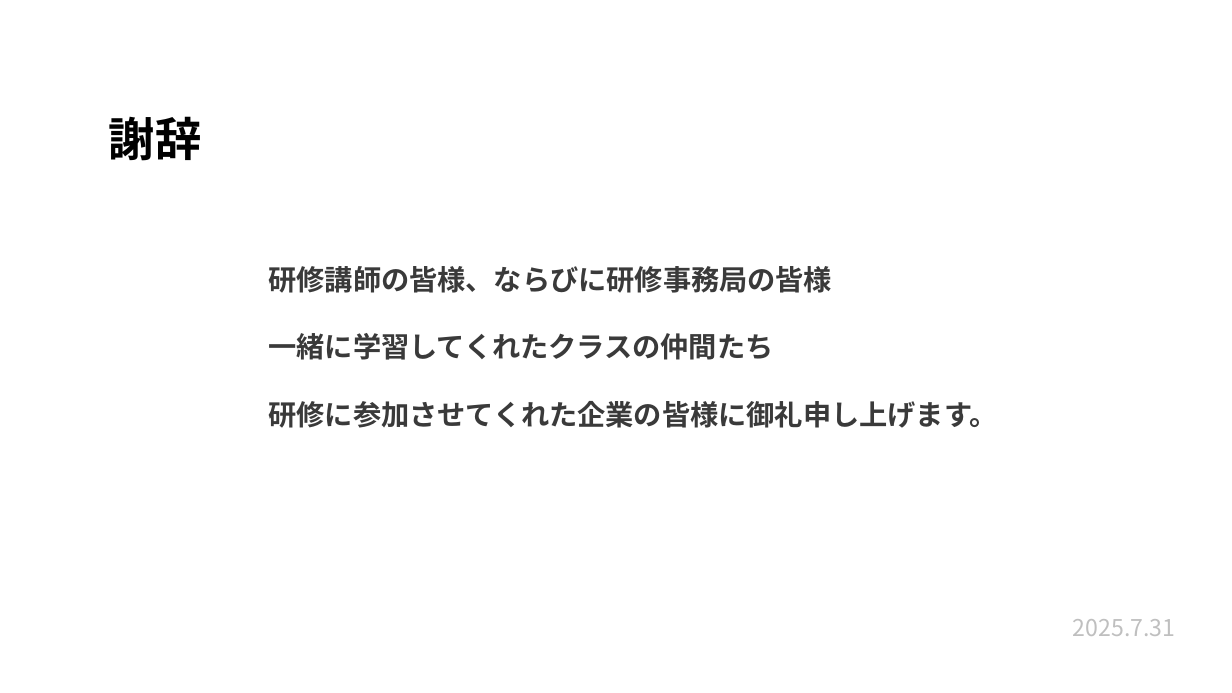
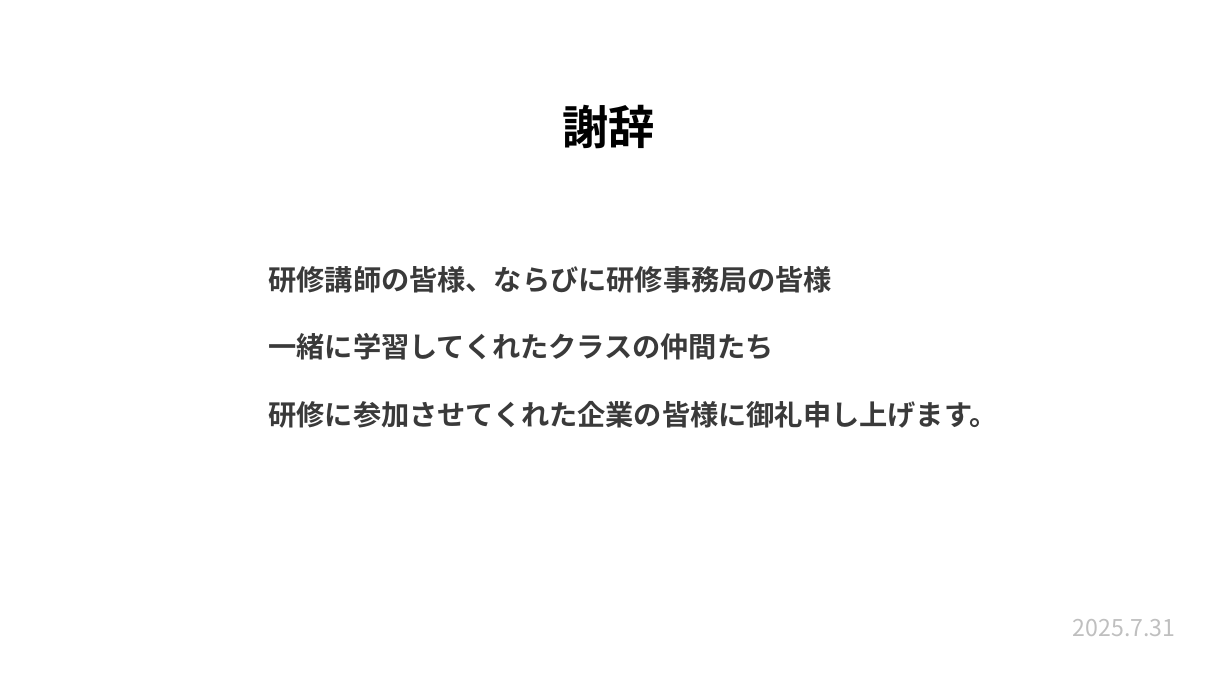
Before and after one commit to plusdojo2025/a2-7, a slide deck: slide 16 of 発表準備/7月成果発表会.pptx. Drawn at 1232x693 pixels with LibreOffice and Linux fonts; fonts in the diff are those of the drawing. Boxes give left, top, right and bottom in pixels: in the first picture for what was removed or moved away, otherwise in the second. Text is boxed around its words. In the diff, an @@ line names an element or a change of style, - is before the commit and + after.

```diff
--- a/発表準備/7月成果発表会.pptx
+++ b/発表準備/7月成果発表会.pptx
@@ title "謝辞": place and size @@
-title "謝辞" at <box>109,116,201,161</box>
+title "謝辞" at <box>562,104,654,149</box>
```
Also in this commit, not shown: 14 other slides changed.
